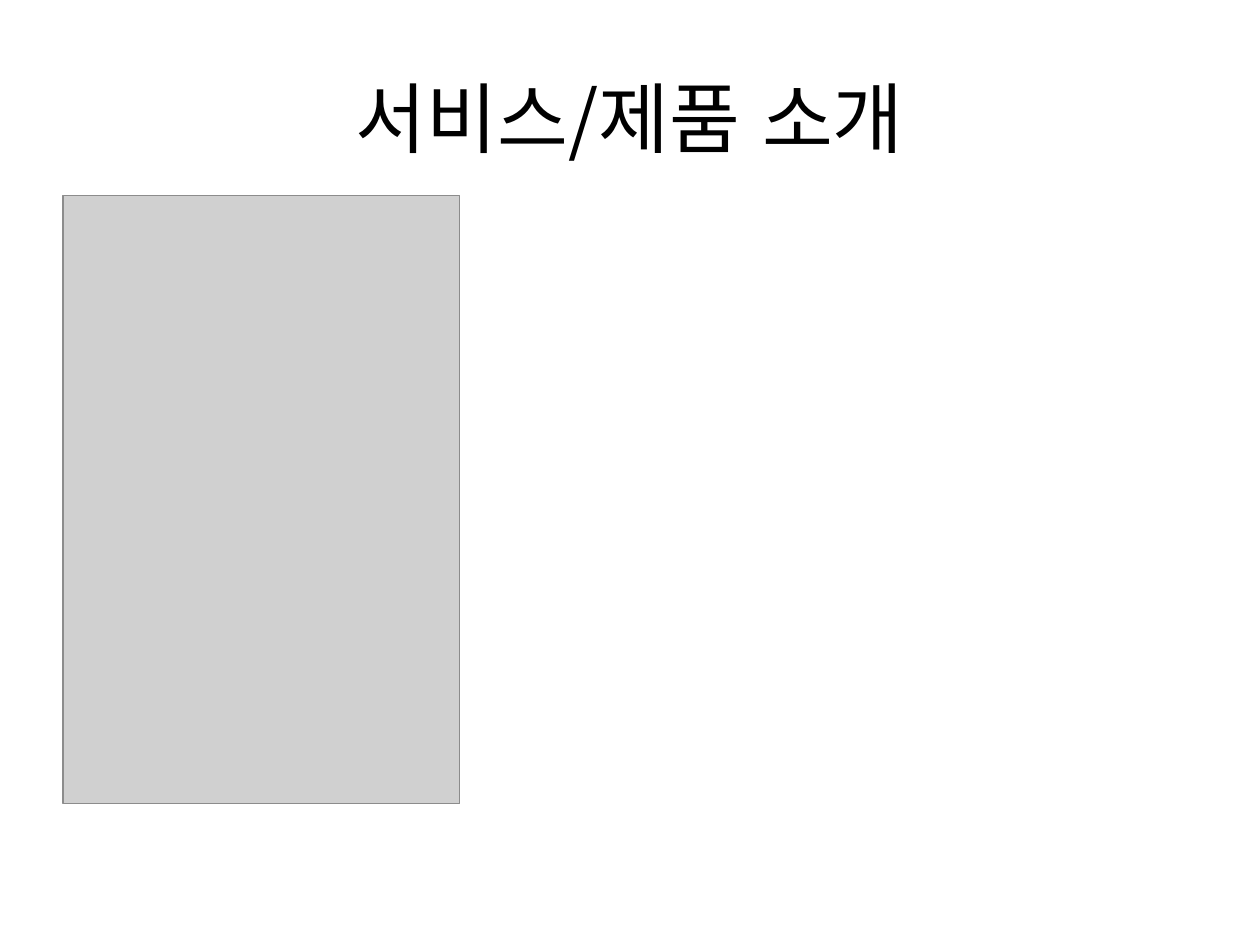
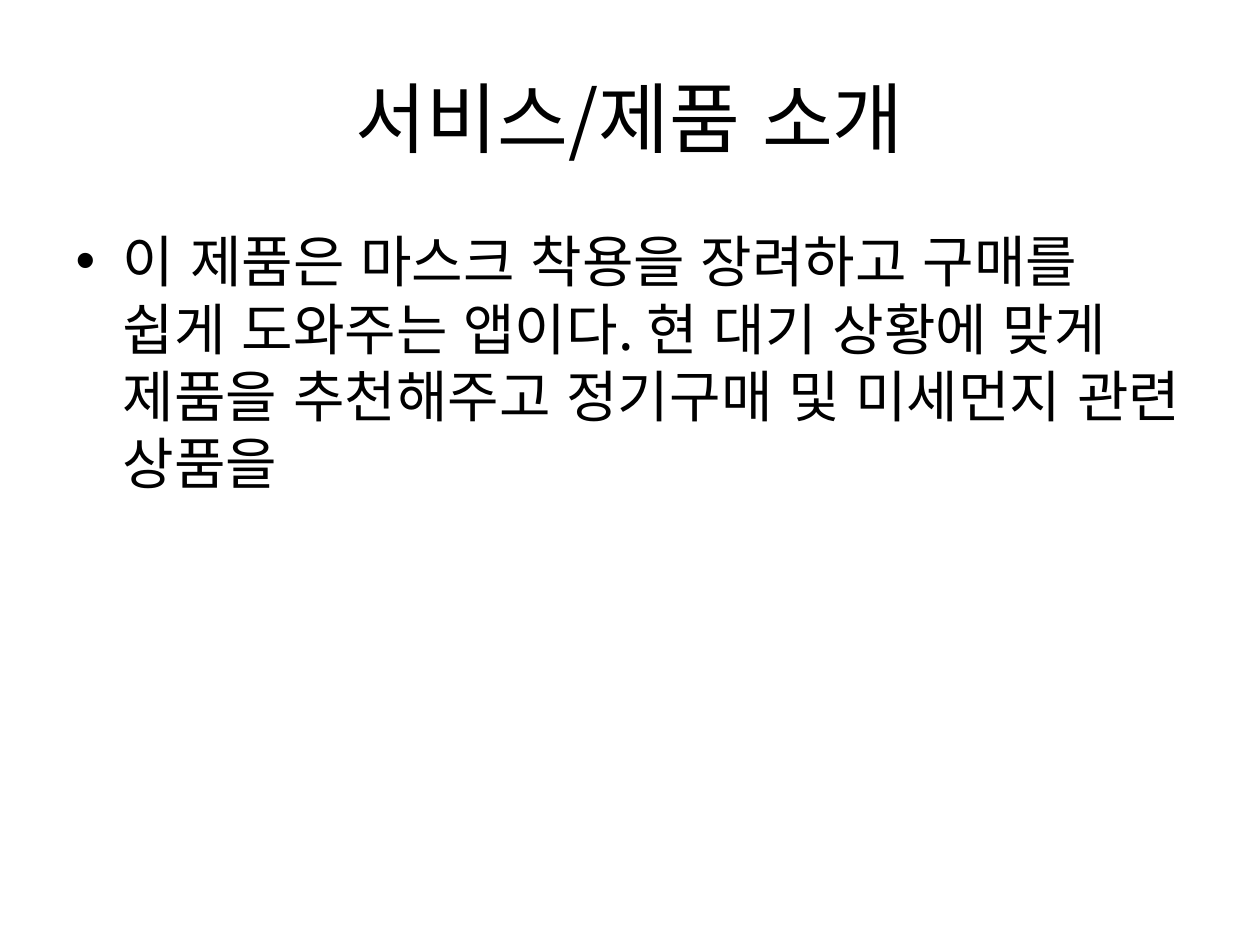
Before and after one commit to pasongsj/ideatone, a slide deck: slide 3 of ideatoneppt.pptx. Drawn at 1260x945 pixels with LibreOffice and Linux fonts; fonts in the diff are those of the drawing; grey boxes stand for pictures. Boxes give left, top, right and bottom in pixels: in the first picture for what was removed or moved away, otherwise in the second. Text is boxed around its words. In the diff, an @@ line names an element or a change of style, - is before the commit and + after.

```diff
--- a/ideatoneppt.pptx
+++ b/ideatoneppt.pptx
@@ picture removed at (x1=63, y1=195, x2=460, y2=804) @@
@@ text added at (x1=123, y1=235, x2=1180, y2=489), 32 pt, text #000000 @@
+• 이 제품은 마스크 착용을 장려하고 구매를 쉽게 도와주는 앱이다. 현 대기 상황에 맞게 제품을 추천해주고 정기구매 및 미세먼지 관련 상품을
```
Also in this commit, not shown: 1 slide added.
